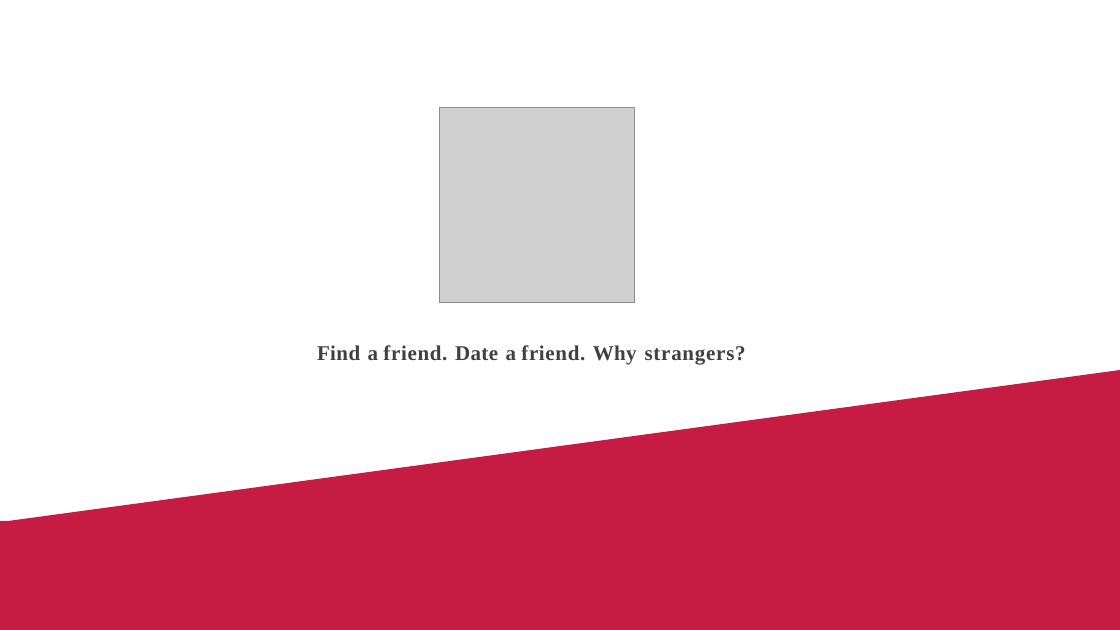
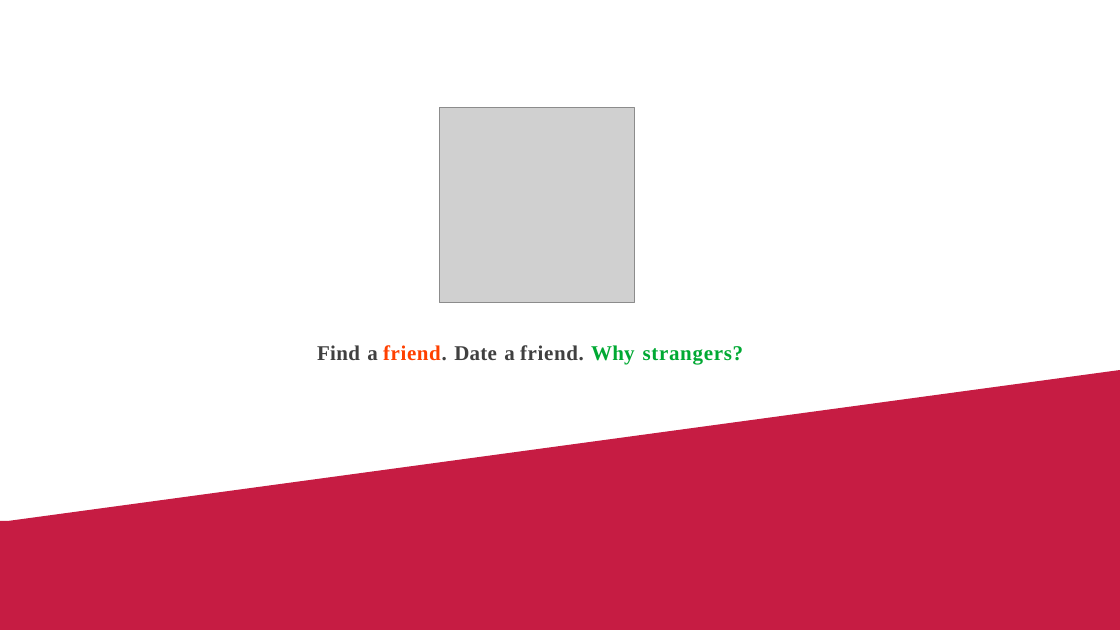
Before and after one commit to munavvard2/pptEditor, a slide deck: slide 1 of BeYu Pitch Deck.pptx. Drawn at 1120x630 pixels with LibreOffice and Linux fonts; fonts in the diff are those of the drawing; grey boxes stand for pictures. Boxes give left, top, right and bottom in pixels: in the first picture for what was removed or moved away, otherwise in the second. Text is boxed around its words. In the diff, an @@ line names an element or a change of style, - is before the commit and + after.

```diff
--- a/BeYu Pitch Deck.pptx
+++ b/BeYu Pitch Deck.pptx
@@ text "Find a friend. Date a ..." at (317, 345, 744, 364): text colour #404040 to #FF4000 in "friend."; text colour #404040 to #00A933 in "Why strangers?"; letter spacing 0.3 to 0.2 pt in "Date Why"; letter spacing 0.7 to 0.6 pt in "strangers?" @@
```
Also in this commit, not shown: 9 other slides changed, 6 other files.
